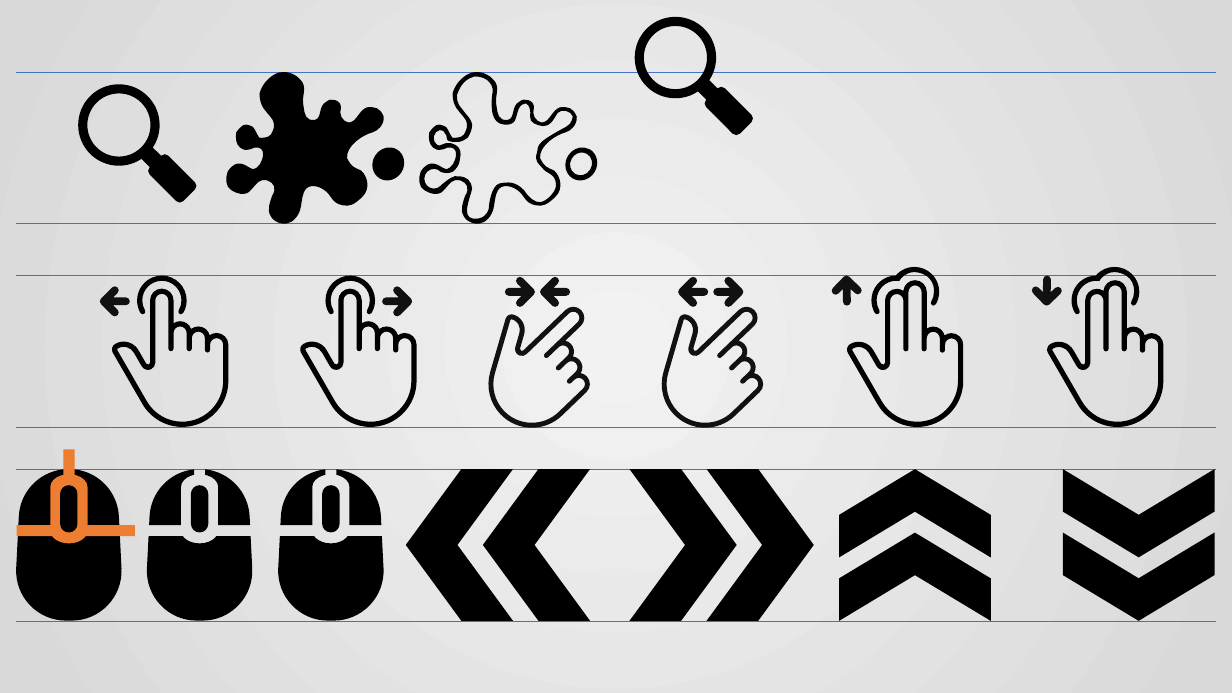
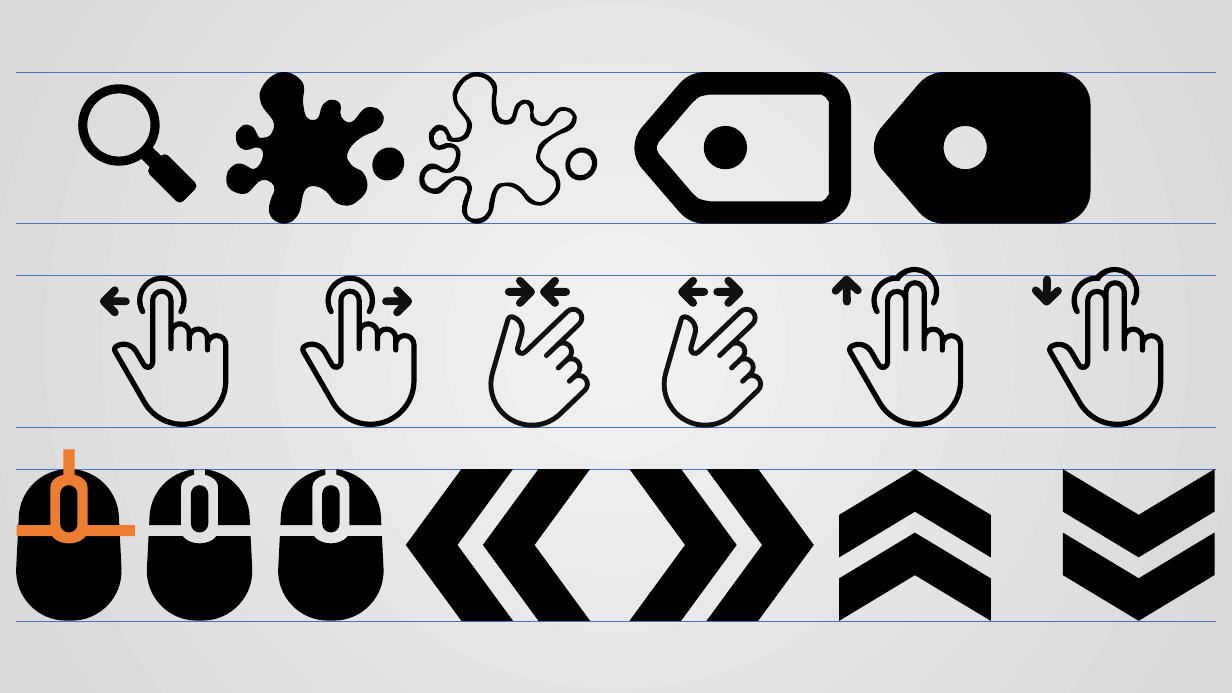
Before and after one commit to histopen/assets, a slide deck: slide 7 of Icons_UI/Icons_UI.pptx. Drawn at 1232x693 pixels with LibreOffice and Linux fonts; fonts in the diff are those of the drawing. Boxes give left, top, right and bottom in pixels: in the first picture for what was removed or moved away, otherwise in the second. Text is boxed around its words. In the diff, an @@ line names an element or a change of style, - is before the commit and + after.

```diff
--- a/Icons_UI/Icons_UI.pptx
+++ b/Icons_UI/Icons_UI.pptx
@@ freeform shape: place and size @@
-freeform shape at (635,17,753,135)
+freeform shape at (635,72,852,224)
@@ freeform shape added at (874,72,1092,224), fill #000000 @@
```
Also in this commit, not shown: 3 slides added, 5 other files.
